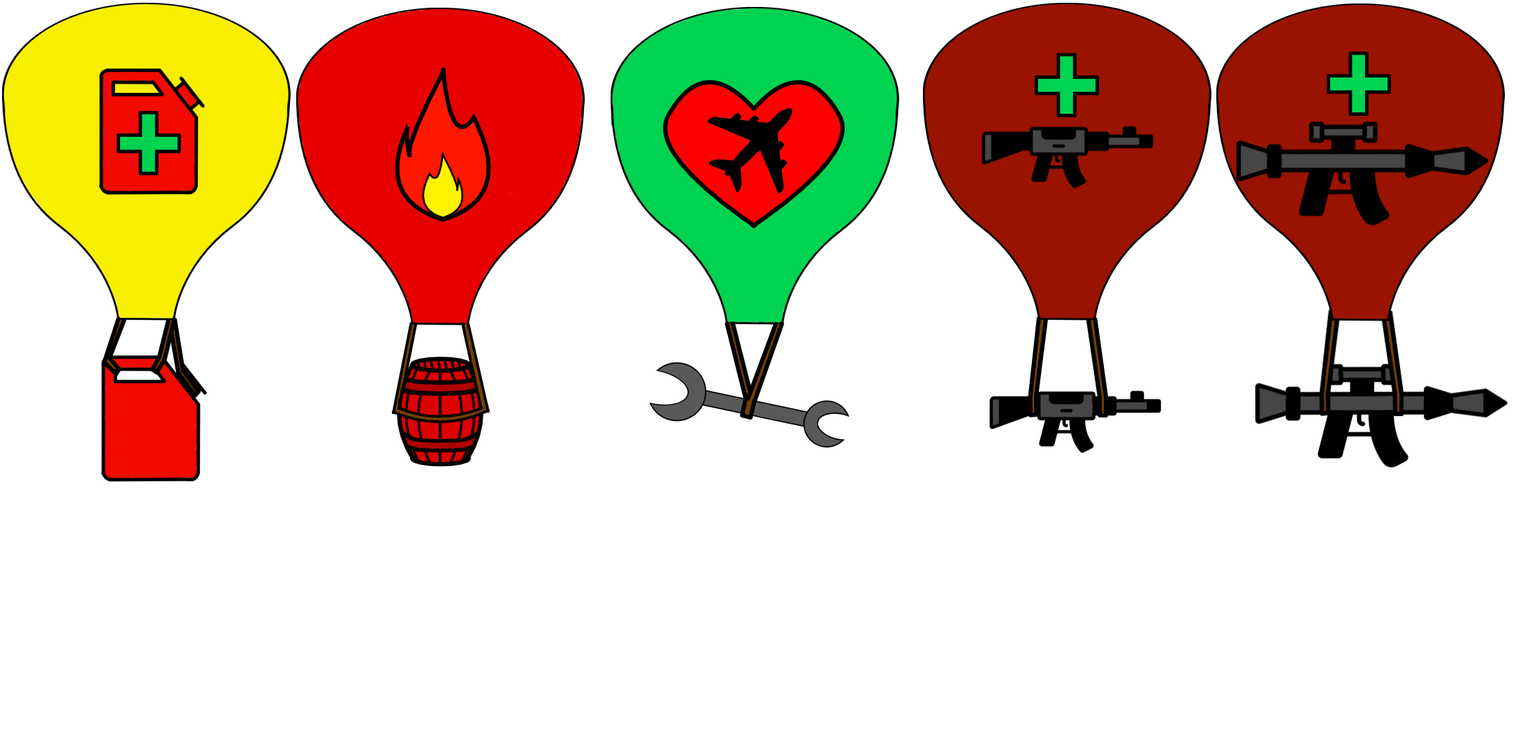
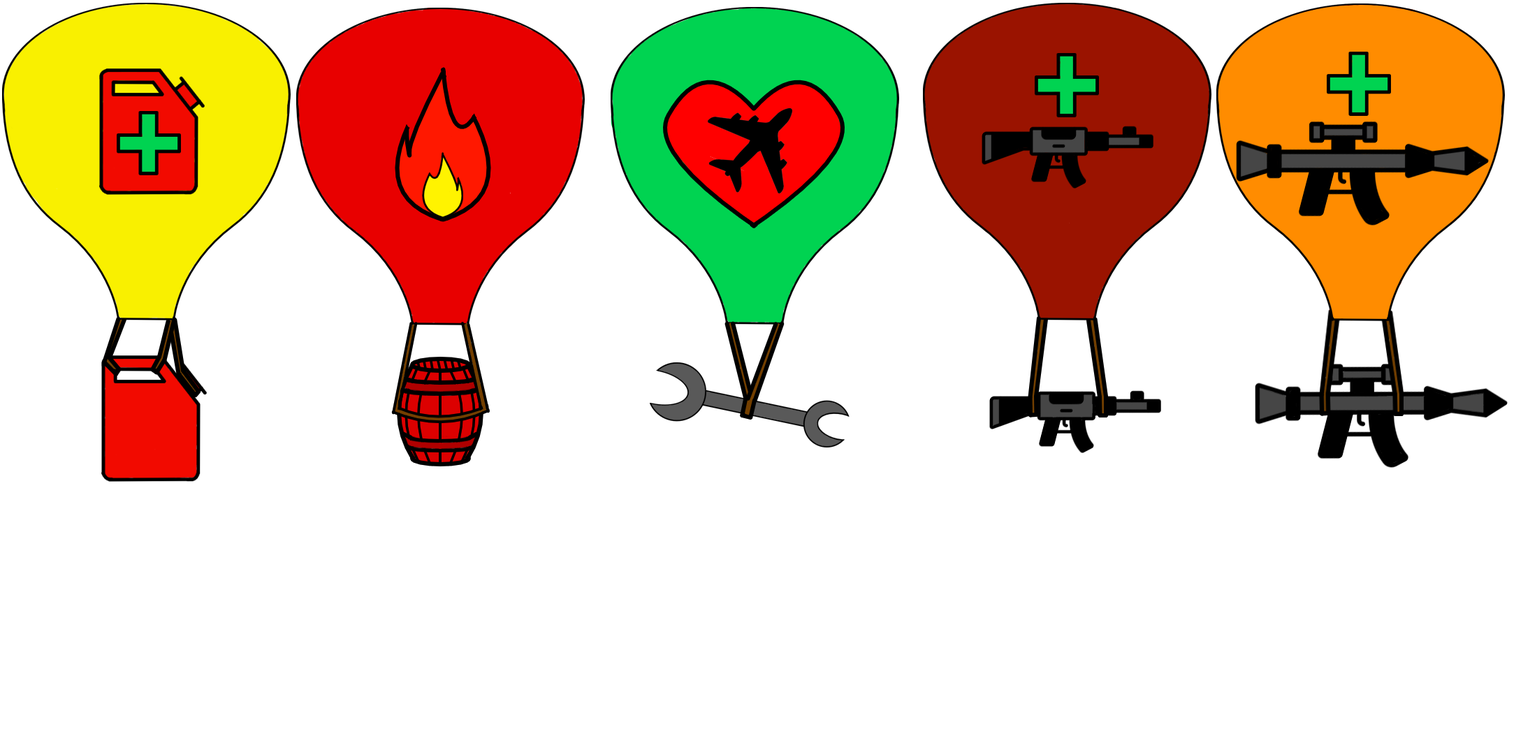
Two versions of the same layered image (1537px x 754px). Layer-by-layer changes:
painted on "colour" (13th of 21, in "RPG balloon") over [1216, 4, 1503, 322]
